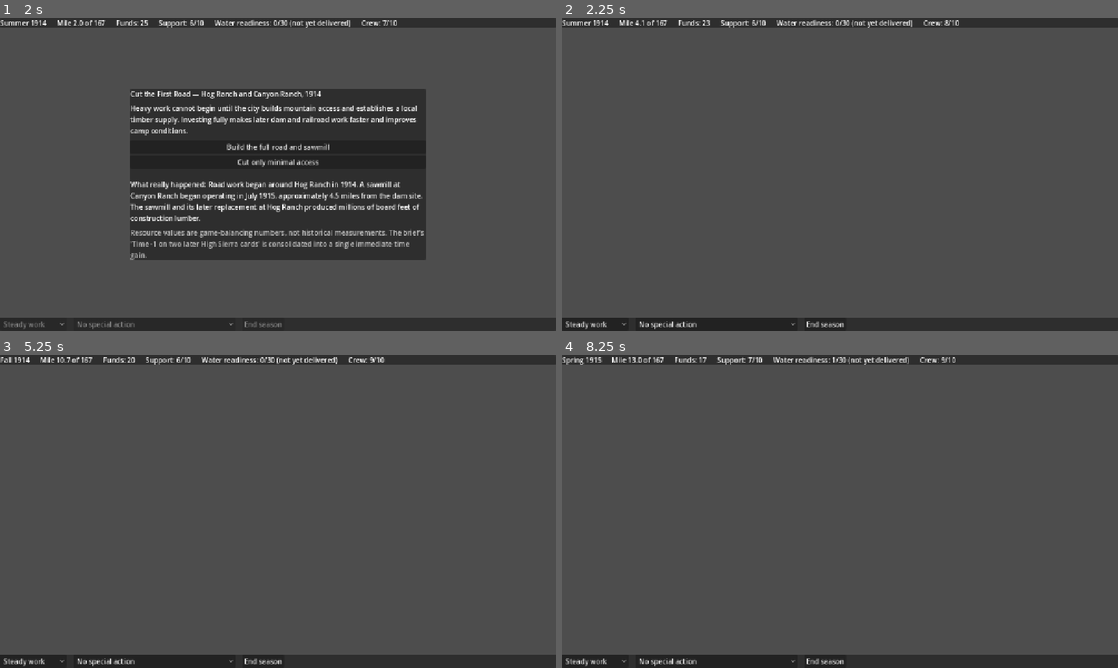
Above: before the commit, frames 1-4 (two rows, left to right).
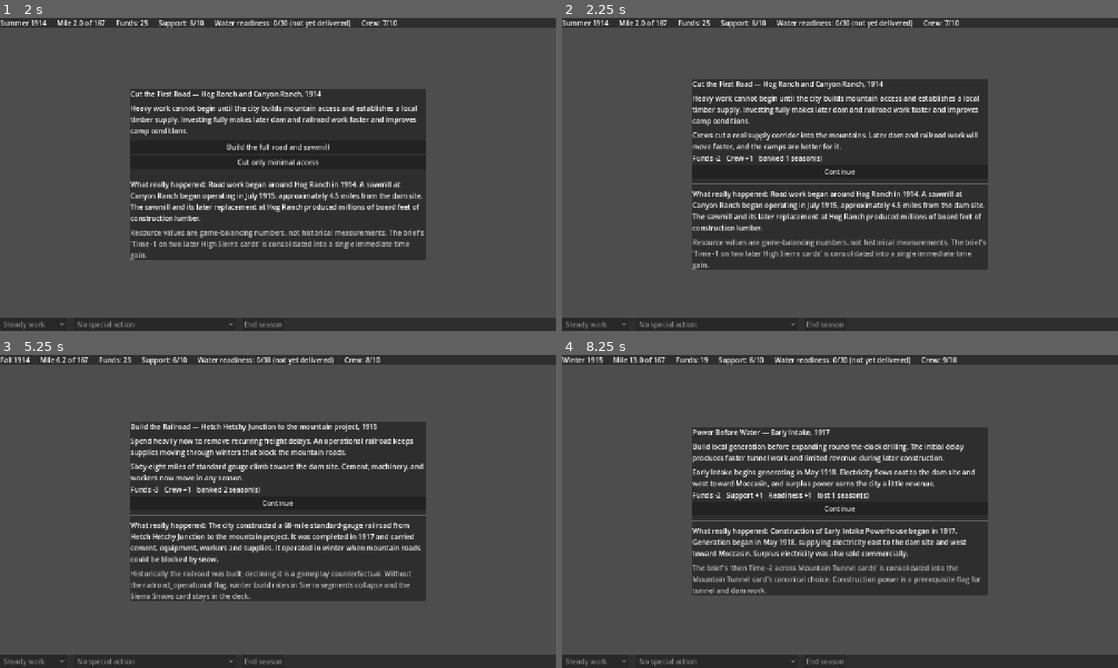
Above: after the commit, the same moments.

Repository: boxwrench/Hetchy-Trail
Game: Godot game, scene res://scenes/journey/journey.tscn
Two runs of this game, one before a commit and one after it. Both use one fixed random seed, a clock stepped at 60 frames per second and the inputs below.
Inputs (mouse positions are in pixels of both pictures, inside the frame that each line leads up to):
- Up to frame 1 (2 s): click "Steady work" at 0.5 s; click "End season" at 1.25 s
- Up to frame 2 (2.25 s): click "Build the full road and sawmi…" at 2 s
- Up to frame 3 (5.25 s): click (278, 508) at 2.75 s, where only the run after the commit has a clickable "Continue"; click "Steady work" at 3.5 s; click "End season" at 4.25 s; click "Build the railroad" at 5 s
- Up to frame 4 (8.25 s): click (840, 502) at 5.75 s, where only the run after the commit has a clickable "Continue"; click "Steady work" at 6.5 s; click "End season" at 7.25 s; click "Build the powerhouse first" at 8 s

Frame 1 is identical in both runs. In frame 2, 30% of the frame differs, in the area x 0-77%, y 0-100%; in frame 3, 29%; in frame 4, 27%.

Commit message:
feat: consequence beat - show outcome text and metric changes before resolving
Co-Authored-By: Claude Opus 4.8 <noreply@anthropic.com>

Diff:
--- a/scenes/ui/event_panel.gd
+++ b/scenes/ui/event_panel.gd
@@ -1,6 +1,8 @@
 extends Control
 ## Displays one EventCard: description, choices, and the teaching layer
 ## ("What really happened" + assumption note + optional archival photo).
+## On a choice, shows the outcome_text + metric changes as a consequence beat,
+## then emits choice_selected only after the player presses Continue.
 
 signal choice_selected(index: int)
 
@@ -10,6 +12,7 @@
 var fact_label: Label
 var note_label: Label
 var buttons_box: VBoxContainer
+var current_card: EventCard
 
 
 func _ready() -> void:
@@ -48,6 +51,7 @@
 
 
 func show_card(card: EventCard) -> void:
+	current_card = card
 	title_label.text = "%s — %s, %d" % [card.title, card.location_name, card.historical_year_start]
 	body_label.text = card.event_description
 	photo_rect.texture = card.archival_photo
@@ -65,6 +69,41 @@
 	show()
 
 
+## First press: swap the choice buttons for the consequence beat.
 func _on_choice(index: int) -> void:
+	var choice: EventChoice = current_card.choices[index]
+	for child in buttons_box.get_children():
+		child.queue_free()
+	var outcome := _add_label(buttons_box)
+	outcome.text = choice.outcome_text
+	var deltas := _add_label(buttons_box)
+	deltas.text = _deltas_text(choice)
+	var cont := Button.new()
+	cont.text = "Continue"
+	cont.pressed.connect(_on_continue.bind(index))
+	buttons_box.add_child(cont)
+
+
+## Second press: hide and report the choice so it is applied.
+func _on_continue(index: int) -> void:
 	hide()
 	choice_selected.emit(index)
+
+
+func _deltas_text(choice: EventChoice) -> String:
+	var parts: Array[String] = []
+	if choice.funds_delta != 0:
+		parts.append("Funds %+d" % choice.funds_delta)
+	if choice.public_support_delta != 0:
+		parts.append("Support %+d" % choice.public_support_delta)
+	if choice.water_readiness_delta != 0:
+		parts.append("Readiness %+d" % choice.water_readiness_delta)
+	if choice.crew_wellbeing_delta != 0:
+		parts.append("Crew %+d" % choice.crew_wellbeing_delta)
+	if choice.time_delta_seasons > 0:
+		parts.append("lost %d season(s)" % choice.time_delta_seasons)
+	elif choice.time_delta_seasons < 0:
+		parts.append("banked %d season(s)" % -choice.time_delta_seasons)
+	if parts.is_empty():
+		return "No change to the ledger."
+	return "   ".join(parts)
--- a/tools/layout_test.gd
+++ b/tools/layout_test.gd
@@ -19,9 +19,12 @@
 	await get_tree().process_frame
 	var vp := get_viewport().get_visible_rect().size
 	_check_on_screen("DecisionPanel bar", _first_control_child(journey.decision_panel), vp)
-	journey.event_panel.show()
+	journey.event_panel.show_card(EventManager.deck[0])
 	await get_tree().process_frame
 	_check_on_screen("EventPanel body", _first_control_child(journey.event_panel), vp)
+	journey.event_panel._on_choice(0)
+	await get_tree().process_frame
+	_check_on_screen("Consequence beat", _first_control_child(journey.event_panel), vp)
 	if failures.is_empty():
 		print("LAYOUT PASS (%d checks)" % passed)
 	else:
--- a/tools/smoke_test.gd
+++ b/tools/smoke_test.gd
@@ -132,7 +132,10 @@
 	check(GameState.miles_built > 0.0, "one turn advances the construction front")
 	check(journey.event_panel.visible, "turn 1 shows the first fixed card")
 	journey.event_panel._on_choice(0)
-	check(GameState.has_flag(&"high_sierra_access_complete"), "resolving via UI grants the flag")
+	check(GameState.miles_built > 0.0 and not GameState.has_flag(&"high_sierra_access_complete"),
+		"choosing shows the consequence beat but does not resolve yet")
+	journey.event_panel._on_continue(0)
+	check(GameState.has_flag(&"high_sierra_access_complete"), "Continue resolves and grants the flag")
 	journey.queue_free()
 	GameState.new_game()
 	EventManager.reset()
